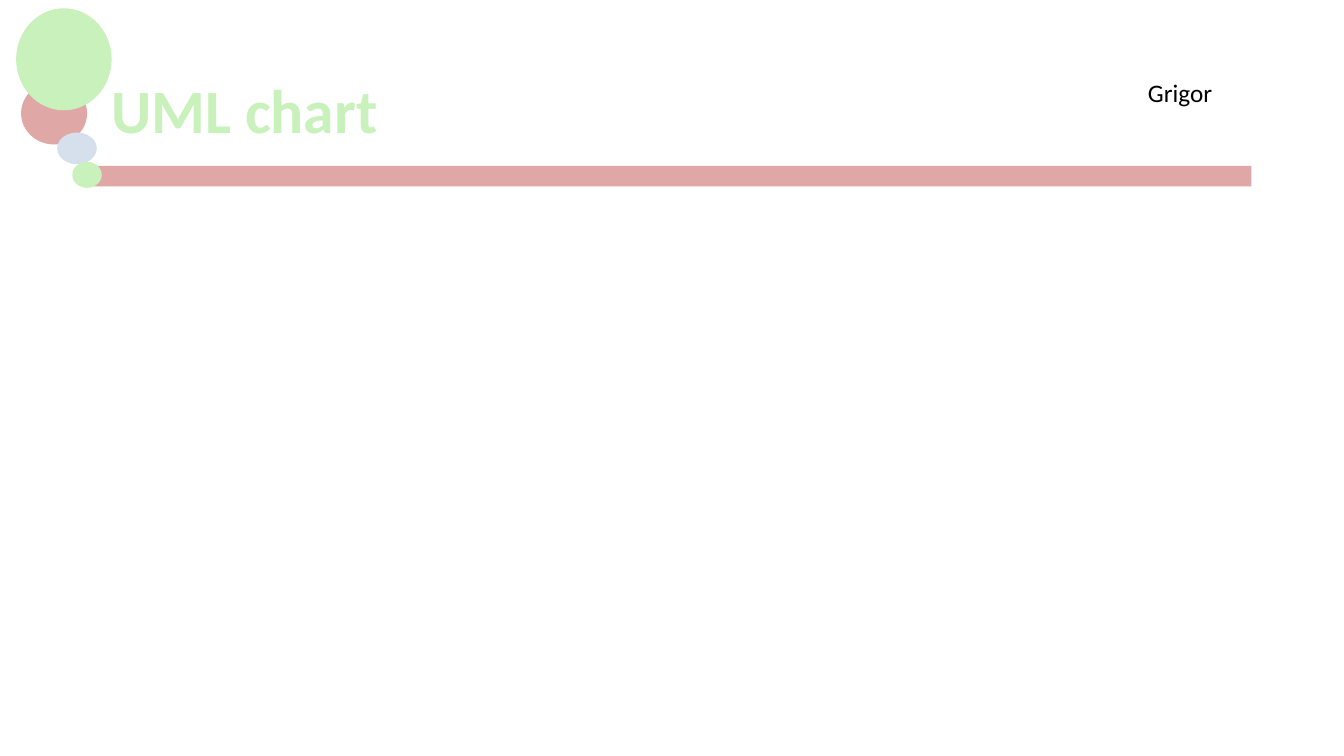
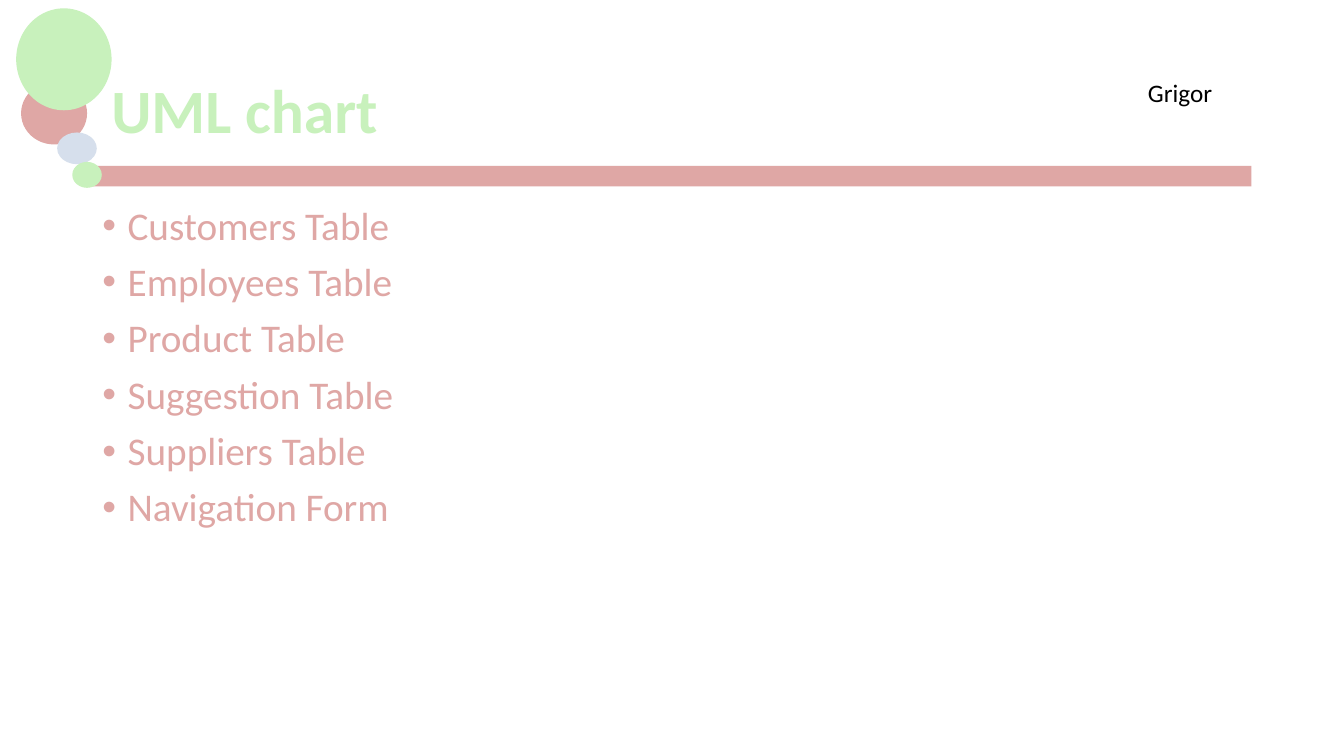
Before and after one commit to jackG97/Project, a slide deck: slide 7 of MCTV Limited.pptx. Drawn at 1344x756 pixels with LibreOffice and Linux fonts; fonts in the diff are those of the drawing; background and template pictures are left out. Boxes give left, top, right and bottom in pixels: in the first picture for what was removed or moved away, otherwise in the second. Text is boxed around its words. In the diff, an @@ line names an element or a change of style, - is before the commit and + after.

Commit message:
Add UML to Presentation

```diff
--- a/MCTV Limited.pptx
+++ b/MCTV Limited.pptx
@@ text added at [128, 213, 393, 528], 28 pt, text #DFA7A5 @@
+• Customers Table
+• Employees Table
+• Product Table
+• Suggestion Table
+• Suppliers Table
+• Navigation Form
```
